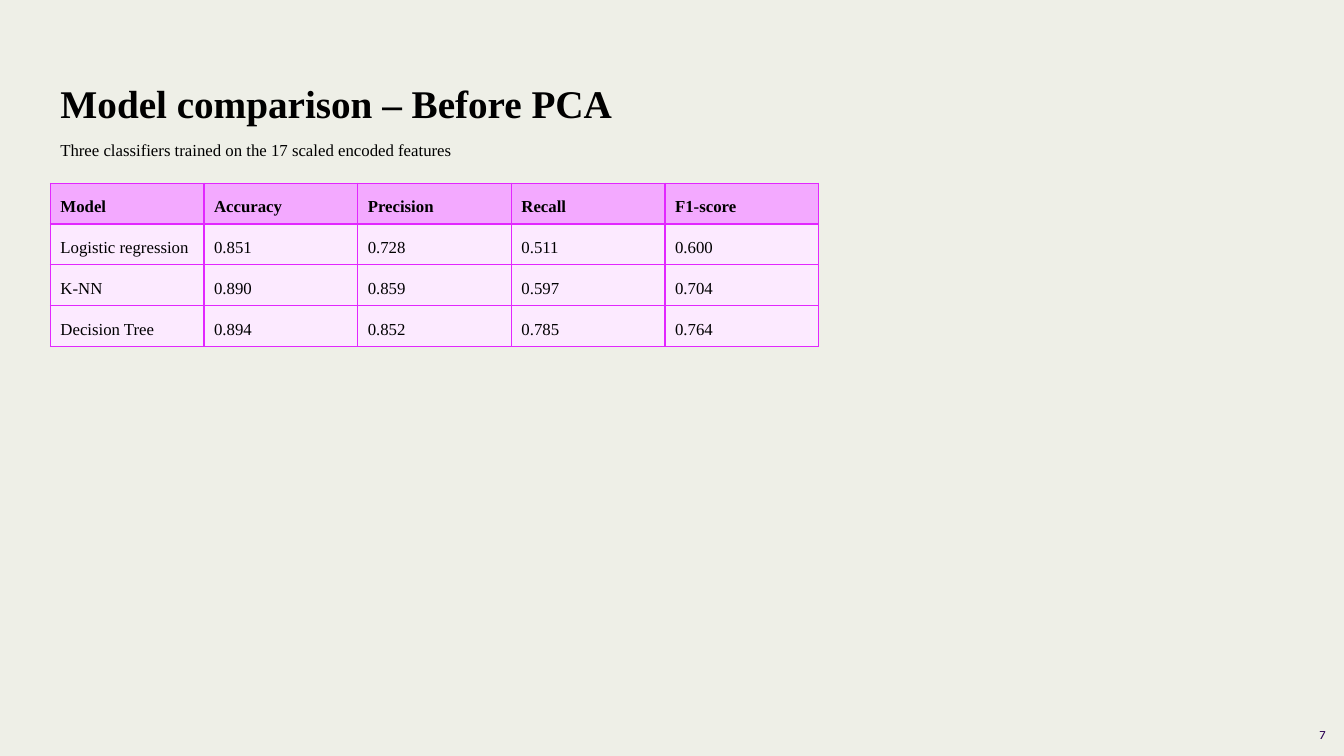
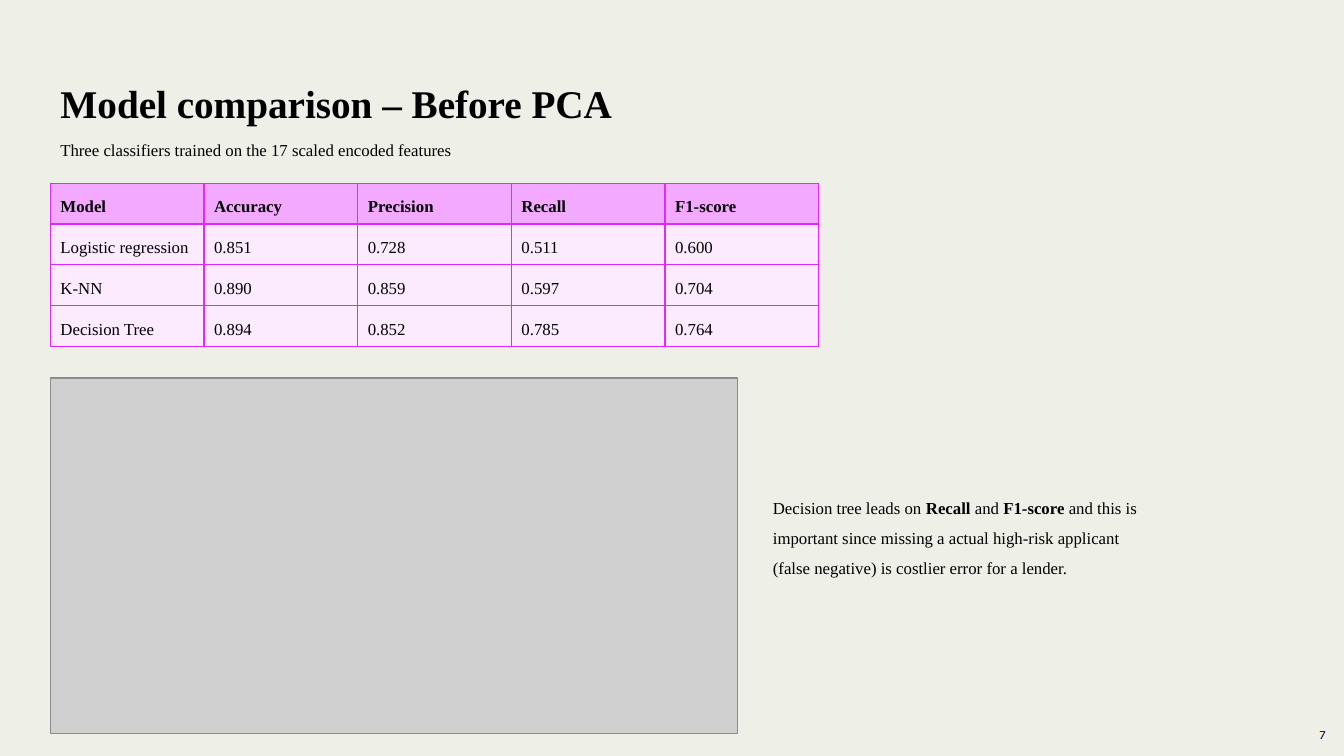
Before and after one commit to Thembelihle-tech/Credit-Risk-Prediction, a slide deck: slide 7 of Credit Risk Prediction System.pptx. Drawn at 1344x756 pixels with LibreOffice and Linux fonts; fonts in the diff are those of the drawing; grey boxes stand for pictures. Boxes give left, top, right and bottom in pixels: in the first picture for what was removed or moved away, otherwise in the second. Text is boxed around its words. In the diff, an @@ line names an element or a change of style, - is before the commit and + after.

Commit message:
Created a bar graph for model performance

```diff
--- a/Credit Risk Prediction System.pptx
+++ b/Credit Risk Prediction System.pptx
@@ picture added at (50, 378, 738, 734) @@
@@ text added at (773, 502, 1137, 578), 12 pt, text #000000 @@
+Decision tree leads on Recall and F1-score and this is important since missing a actual high-risk applicant (false negative) is costlier error for a lender.
```
Also in this commit, not shown: 2 slides added, 1 other file.
